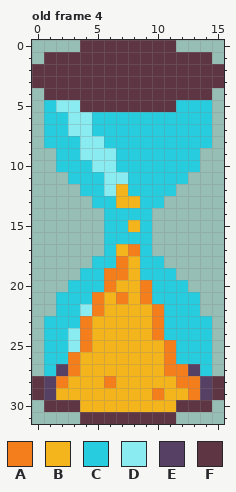
Pixel-art file, stored at sprites/timer_glass.ase. Above, as it was before the edit.
16x32 pixels, 5 frames. Shown: old frame 4. The commit also changed other frames, which this record leaves out.
Palette (. is transparent): A #f47e1b  B #f4b41b  C #28ccdf  D #8aebf1  E #564064  F #5e3643
Pixels before, old frame 4, first column x 0:
 0 ....FFFFFFFF....
 1 .FFFFFFFFFFFFFF.
 2 FFFFFFFFFFFFFFFF
 3 FFFFFFFFFFFFFFFF
 4 .FFFFFFFFFFFFFF.
 5 .CDDFFFFFFFFCCC.
 6 .CCDDCCCCCCCCCC.
 7 .CCDDCCCCCCCCCC.
 8 .CCCDDCCCCCCCCC.
 9 ..CCDDDCCCCCCC..
10 ..CCCDDCCCCCCC..
11 ...CCCDDCCCCC...
12 ....CCDBCCCC....
13 .....CCBBCC.....
14 ......CCCC......
15 ......CCBC......
16 ......CCCC......
17 ......CBAC......
18 .....CCABCC.....
19 ....CCAABCCC....
20 ...CCCABBACCC...
21 ..CCCABABACCCC..
22 ..CCDABBBBACCC..
23 .CCCABBBBBACCCC.
24 .CCDABBBBBACCCC.
25 .CCDABBBBBBACCC.
26 .CCABBBBBBBACCC.
27 .CEABBBBBBBAAEC.
28 FEABBBABBBBBAAEF
29 FEBBBBBBBBABBAEF
30 .FFFBBBBBBBBFFF.
31 ....FFFFFFFF....
Once edited:
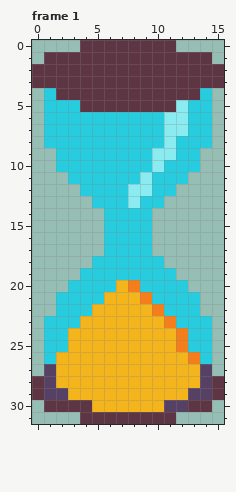
A new or re-ordered frame is compared with the old frame closest to it.
From the commit log: Fiddle with timer a little bit
From old to new:
frames 5 -> 7
Frame 1 is new; against old frame 4:
Colour B becomes colour A in row 20 at x 8.
Colour C becomes colour A in row 23 at x 11; in rows 24 to 25 at x 12; in row 26 at x 13.
Colour A becomes colour B in row 21 at x 7; in row 22 at x 5; in rows 23 to 24 at x 4 and 10; in row 25 at x 4 and 11; in row 26 at x 3 and 11; in row 27 at x 3 and 11 to 12.
Colour A becomes colour B in row 28 at x 2, 6 and 12 to 13; in row 29 at x 10.
Colour C becomes colour B in row 24 at x 11; in row 26 at x 2 and 12.
Colour D becomes colour B in rows 24 to 25 at x 3.
Colour E becomes colour B in row 27 at x 2 and 13.
Colour A becomes colour C in row 17 at x 8; in row 18 at x 7; in row 19 at x 6 to 7; in row 20 at x 6 and 9; in row 21 at x 5.
Colour B becomes colour C in rows 12 to 13 at x 7; in row 15 at x 8; in row 17 at x 7; in rows 18 to 19 at x 8.
Colour D becomes colour C in row 5 at x 2 to 3; in rows 6 to 7 at x 3 to 4; in row 8 at x 4 to 5; in row 9 at x 4 to 6; in row 10 at x 5 to 6; in row 11 at x 6 to 7.
Colour D becomes colour C in row 12 at x 6; in row 22 at x 4.
Colour F becomes colour C in row 4 at x 1 and 14.
Colour B becomes colour D in row 13 at x 8.
Colour C becomes colour D in row 5 at x 12; in rows 6 to 7 at x 11 to 12; in row 8 at x 11; in row 9 at x 10 to 11; in row 10 at x 10; in row 11 at x 9.
Colour C becomes colour D in row 12 at x 8 to 9.
Colour A becomes colour E in row 29 at x 13.
Colour B becomes colour E in row 29 at x 2; in row 30 at x 11.
Colour C becomes colour E in row 27 at x 1 and 14.
Colour F becomes colour E in row 30 at x 12.
Colour B becomes colour F in row 30 at x 4.
